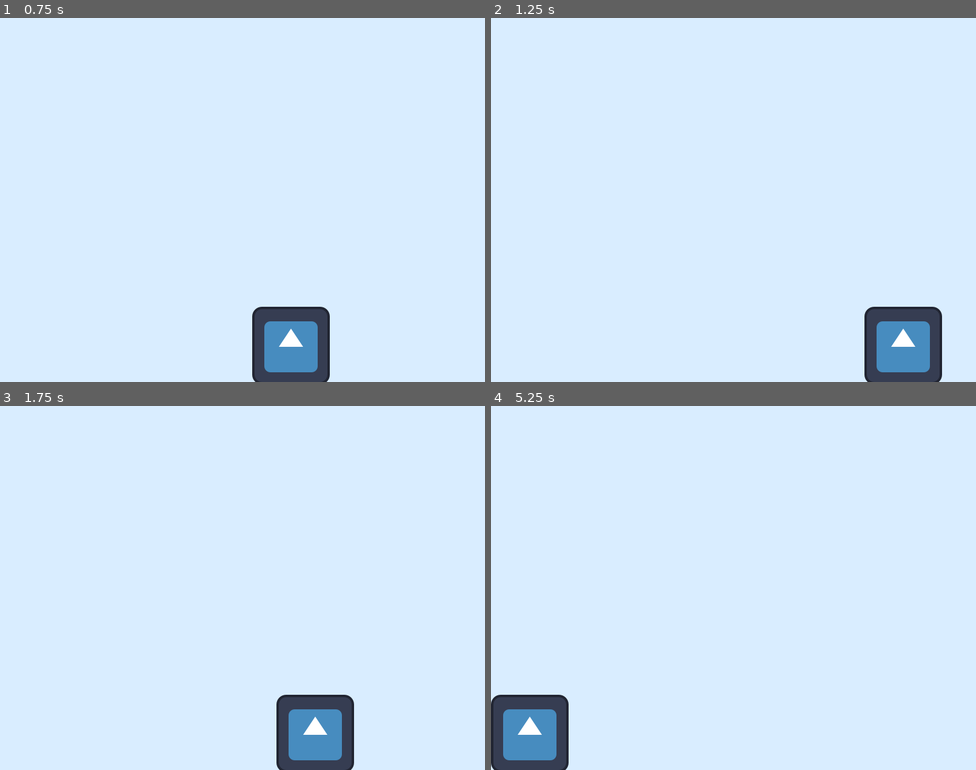
Above: before the commit, frames 1-4 (two rows, left to right).
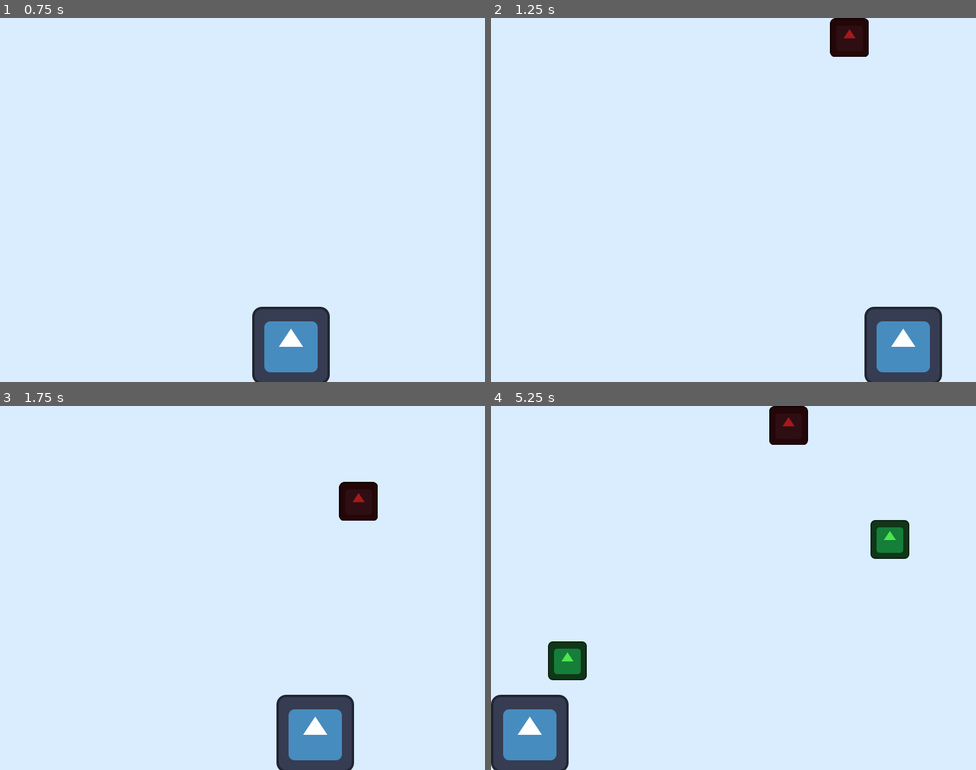
Above: after the commit, the same moments.

Repository: eimmy-o/fruit_basket_pyweekend
Game: Godot game, scene res://scenes/Main.tscn
The game is run twice, just before and just after one commit, with the same random seed, the same clock (stepped at 60 frames per second) and the same inputs. The engine's default icon, where the game draws it, is replaced by a stand-in: a white triangle on a blue panel in a dark square.
Inputs:
- Up to frame 1 (0.75 s): tap Enter at 0.5 s; hold Right (ui_right) from 0.53 s (still down)
- Up to frame 2 (1.25 s): keep holding Right (ui_right)
- Up to frame 3 (1.75 s): release Right (ui_right) at 1.28 s; hold Left (ui_left) from 1.28 s (still down)
- Up to frame 4 (5.25 s): release Left (ui_left) at 2.03 s; hold Right (ui_right) 2.03-3.53 s; hold Left (ui_left) from 3.53 s (still down)

Frame 1 is identical in both runs. In frame 2, 0.8% of the frame differs, in the area x 69-78%, y 0-11%; in frame 3, 0.8%; in frame 4, 2.5%, in the area x 11-87%, y 0-76%.

Commit message:
cod fase 3

Diff:
--- a/scenes/Main.tscn
+++ b/scenes/Main.tscn
@@ -1,13 +1,24 @@
-[gd_scene load_steps=2 format=3]
+[gd_scene load_steps=5 format=3]
 
-[ext_resource type="PackedScene" path="res://scenes/Player.tscn" id="1_player_scene"]
+[ext_resource type="Script" path="res://scripts/main.gd" id="1_main_script"]
+[ext_resource type="PackedScene" path="res://scenes/Player.tscn" id="2_player_scene"]
+[ext_resource type="PackedScene" path="res://scenes/Fruit.tscn" id="3_fruit_scene"]
+[ext_resource type="PackedScene" path="res://scenes/Bomb.tscn" id="4_bomb_scene"]
 
 [node name="Main" type="Node2D"]
+script = ExtResource("1_main_script")
+escena_fruta = ExtResource("3_fruit_scene")
+escena_bomba = ExtResource("4_bomb_scene")
 
 [node name="Fondo" type="ColorRect" parent="."]
 offset_right = 800.0
 offset_bottom = 600.0
 color = Color(0.85, 0.93, 1, 1)
 
-[node name="Player" parent="." instance=ExtResource("1_player_scene")]
+[node name="Player" parent="." instance=ExtResource("2_player_scene")]
 position = Vector2(400, 540)
+
+[node name="SpawnTimer" type="Timer" parent="."]
+autostart = true
+
+[connection signal="timeout" from="SpawnTimer" to="." method="_on_spawn_timer_timeout"]
--- a/scripts/falling_item.gd
+++ b/scripts/falling_item.gd
@@ -1,4 +1,7 @@
 extends Area2D
+
+# Señal que avisa cuando el jugador atrapa o toca este objeto
+signal atrapado(tipo_objeto: String)
 
 # Velocidad de caída en píxeles por segundo (ajustable desde el Inspector)
 @export var velocidad_caida: float = 200.0
@@ -7,11 +10,23 @@
 @export_enum("fruta", "bomba") var tipo: String = "fruta"
 
 
+func _ready() -> void:
+	# Conectamos la señal nativa que detecta cuando un cuerpo entra al área
+	body_entered.connect(_on_body_entered)
+
+
 func _process(delta: float) -> void:
 	# Movemos el objeto hacia abajo de forma constante en cada fotograma
 	position.y += velocidad_caida * delta
 
 
+func _on_body_entered(body: Node2D) -> void:
+	# Si el cuerpo que nos tocó es el jugador, avisamos con la señal y desaparecemos
+	if body.name == "Player":
+		atrapado.emit(tipo)
+		queue_free()
+
+
 func _on_visible_on_screen_notifier_2d_screen_exited() -> void:
 	# Eliminamos el objeto cuando sale de la pantalla para evitar fugas de memoria
 	queue_free()
--- /dev/null
+++ b/scripts/main.gd
@@ -0,0 +1,39 @@
+extends Node2D
+
+# Escenas que se instanciarán automáticamente (se asignan desde el Inspector)
+@export var escena_fruta: PackedScene
+@export var escena_bomba: PackedScene
+
+# Probabilidad de que aparezca una bomba (0.3 = 30% bombas, 70% frutas)
+@export_range(0.0, 1.0) var probabilidad_bomba: float = 0.3
+
+
+func _on_spawn_timer_timeout() -> void:
+	# Elegimos aleatoriamente si crear una bomba o una fruta
+	var escena_elegida: PackedScene
+	if randf() < probabilidad_bomba:
+		escena_elegida = escena_bomba
+	else:
+		escena_elegida = escena_fruta
+
+	# Evitamos errores si aún no se asignó la escena en el Inspector
+	if escena_elegida == null:
+		return
+
+	# Creamos la instancia del objeto y la ubicamos arriba de la pantalla en una X aleatoria
+	var objeto = escena_elegida.instantiate()
+	objeto.position = Vector2(randf_range(50.0, 750.0), -30.0)
+
+	# Conectamos la señal personalizada del objeto para saber cuando el jugador lo atrapa
+	objeto.atrapado.connect(_on_objeto_atrapado)
+
+	# Agregamos el objeto a la escena principal
+	add_child(objeto)
+
+
+func _on_objeto_atrapado(tipo: String) -> void:
+	# Por ahora solo mostramos un mensaje en la consola para comprobar que la señal funciona
+	if tipo == "fruta":
+		print("¡Atrapaste una fruta!")
+	else:
+		print("¡Tocaste una bomba!")
